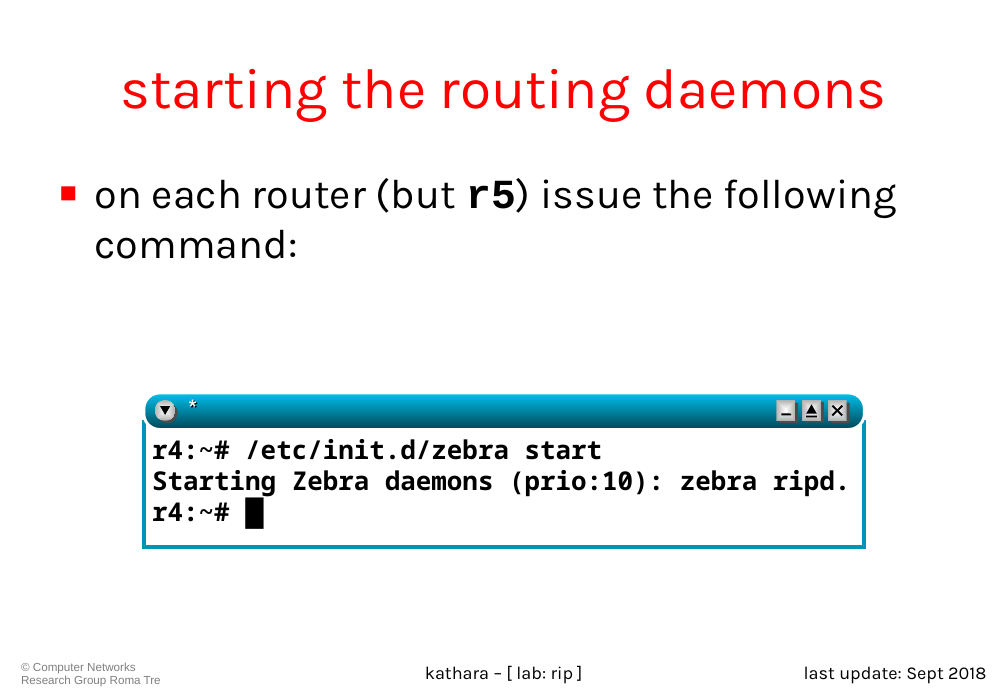
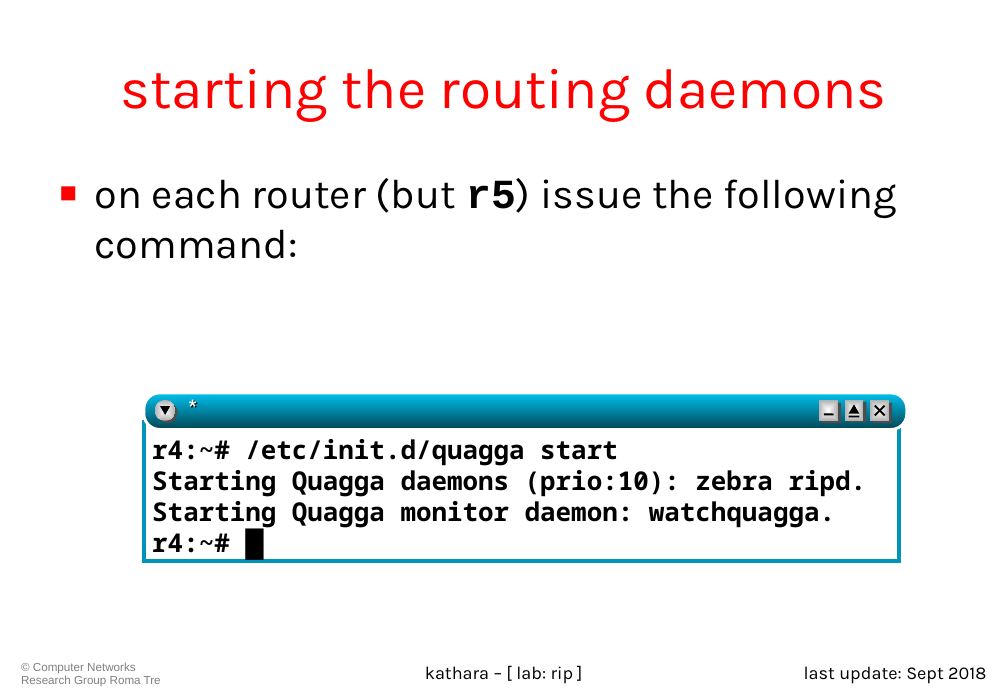
Before and after one commit to KatharaFramework/Kathara-Labs, a slide deck: slide 14 of Intradomain Routing/RIP/007-kathara-lab_rip.ppt. Drawn at 1008x698 pixels with LibreOffice and Linux fonts; fonts in the diff are those of the drawing. Boxes give left, top, right and bottom in pixels: in the first picture for what was removed or moved away, otherwise in the second. Text is boxed around its words. In the diff, an @@ line names an element or a change of style, - is before the commit and + after.

```diff
--- a/Intradomain Routing/RIP/007-kathara-lab_rip.ppt
+++ b/Intradomain Routing/RIP/007-kathara-lab_rip.ppt
@@ rounded rectangle resized from (x1=144, y1=392, x2=864, y2=429) to (x1=144, y1=392, x2=907, y2=429) @@
@@ rectangle moved from (x1=828, y1=400, x2=846, y2=420) to (x1=818, y1=400, x2=837, y2=420) @@
@@ rectangle moved from (x1=830, y1=403, x2=849, y2=423) to (x1=821, y1=403, x2=840, y2=423) @@
@@ line moved from (806, 417) - (816, 417) to (823, 414) - (833, 414) @@
@@ line moved from (781, 414) - (790, 414) to (848, 417) - (859, 417) @@
@@ rectangle moved from (x1=776, y1=400, x2=795, y2=420) to (x1=869, y1=400, x2=888, y2=420) @@
@@ rectangle moved from (x1=779, y1=403, x2=798, y2=423) to (x1=873, y1=403, x2=892, y2=423) @@
@@ 2 rectangles, 2 lines, 1 triangle moved together from (x1=802, y1=400, x2=842, y2=422) to (x1=844, y1=400, x2=884, y2=422) @@
@@ rectangle resized from (x1=144, y1=422, x2=864, y2=547) to (x1=144, y1=422, x2=899, y2=562) @@
@@ text at (x1=152, y1=439, x2=867, y2=528): text changed @@
-r4:~# /etc/init.d/zebra start
-Starting Zebra daemons (prio:10): zebra ripd.
+r4:~# /etc/init.d/quagga start
+Starting Quagga daemons (prio:10): zebra ripd.
+Starting Quagga monitor daemon: watchquagga.
```
Also in this commit, not shown: 3 other slides changed, 14 other files.
